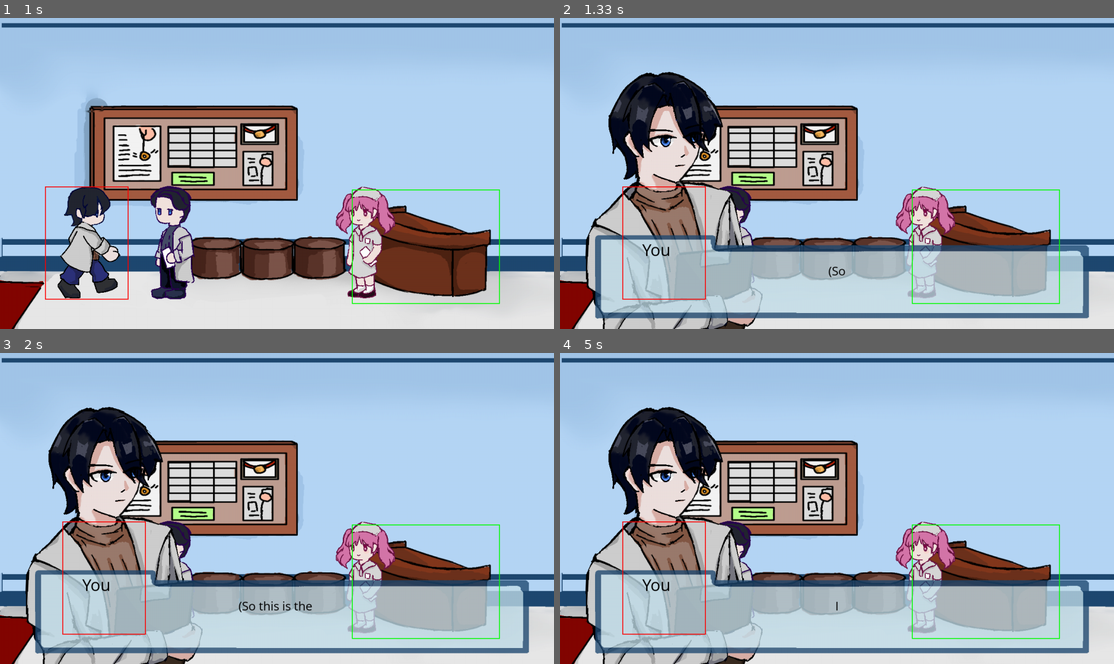
Above: before the commit, frames 1-4 (two rows, left to right).
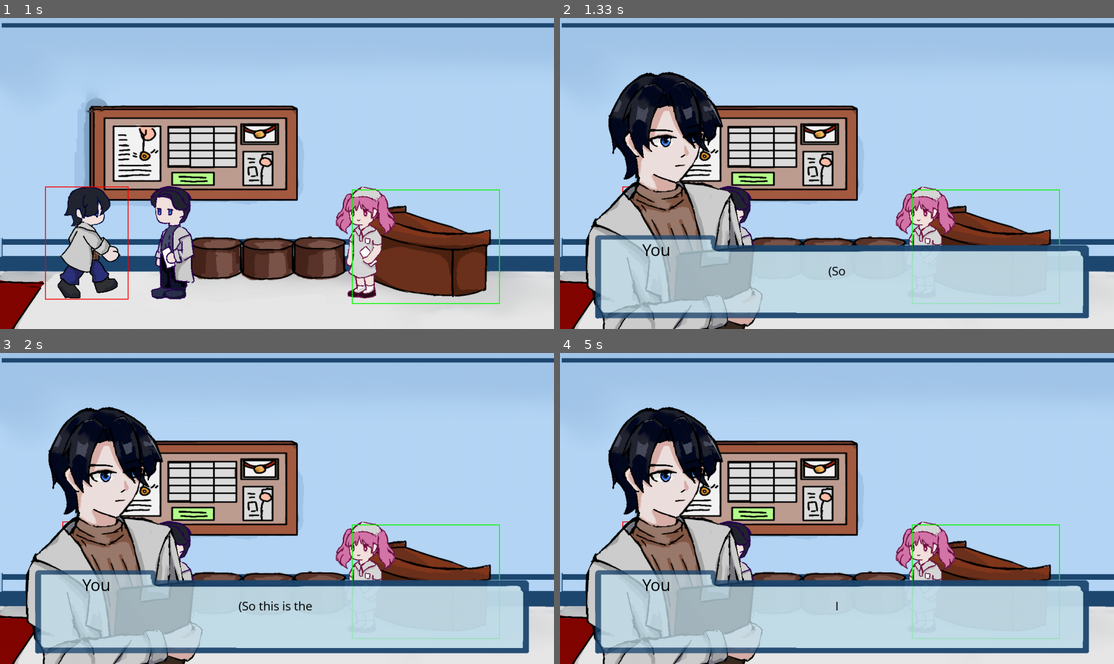
Above: after the commit, the same moments.

Repository: JoyYU271/2510-CSP1123-3-09
Game: pygame game, started from Intro1.py
Same seed, same stepped clock (60 frames per second), same inputs: the game is played once before the commit and once after it.
Inputs:
- Up to frame 1 (1 s): tap L at 0.33 s; hold D from 0.67 s (still down)
- Up to frame 2 (1.33 s): release D at 1.13 s; tap Space at 1.17 s
- Up to frame 3 (2 s): hold Q 1.5-1.97 s; hold D 1.5-1.97 s
- Up to frame 4 (5 s): hold A 2-2.47 s; tap Space at 3.07, 4.93 s; hold Space 3.4-3.8 s; hold A 3.4-3.8 s

Frame 1 is identical in both runs. In frame 2, 7.3% of the frame differs, in the area x 4-96%, y 42-97%; in frame 3, 7.3%; in frame 4, 7.4%.

Commit message:
Had to fix some bugs. Now can add rooms

Diff:
--- a/Intro1.py
+++ b/Intro1.py
@@ -597,7 +597,7 @@
 #patient1 = NPC(1000,500,"Zheng")
 #patient2 = NPC(400,500,"Emma")
 
-current_dialogue = None
+#current_dialogue = None
 
 #npc_manager.add_npc(patient1)
 #npc_manager.add_npc(patient2)
@@ -814,11 +814,12 @@
         self.screen = pygame.display.set_mode((screen_width, screen_height))
         self.player = player
         self.npc_manager = NPCManager()
+        self.current_dialogue = None
 
         self.gameStateManager = GameStateManager('start')
         self.intro = SimpleChapterIntro(self.screen, self.gameStateManager)
         self.start = Start(self.screen, self.gameStateManager, self.intro)
-        self.level = Rooms(self.screen, self.gameStateManager, self.player, self.npc_manager, self.screen)
+        self.level = Rooms(self.screen, self.gameStateManager, self.player, self.npc_manager, self.screen, self)
 
         self.intro.completed_callback = lambda: self.gameStateManager.set_state('level')
 
@@ -860,18 +861,18 @@
                     camera_group.half_h = screen_height // 2
 
                 elif event.type == pygame.KEYDOWN:
-                    global current_dialogue
                     if event.key == pygame.K_q:
-                        if current_dialogue and current_dialogue.talking:
-                            current_dialogue.handle_space()
+                        if self.current_dialogue and self.current_dialogue.talking:
+                            # Ignore Q if dialogue is already ongoing
+                            if isinstance(self.current_dialogue, ObjectDialogue):
+                                self.current_dialogue.handle_space()
                         else:
                             interacted_obj = check_object_interaction(player.rect, interactable_objects)
                             if interacted_obj:
-                                # Choose the first interactable object the player is near
                                 obj = interacted_obj[0]
-                                # Start new dialogue (replace old one)
-                                current_dialogue = ObjectDialogue(obj.dialogue_id, obj.start_node)
-                                current_dialogue.start()
+                                self.current_dialogue = ObjectDialogue(obj.dialogue_id, obj.start_node)
+                                self.current_dialogue.start()
+
 
             if currentState == 'level':
                 dean = next(npc for npc in self.npc_manager.npcs if npc.name == "Dean")
@@ -886,9 +887,10 @@
             screen_pos = player.rect.move(-camera_group.offset.x, -camera_group.offset.y)
             pygame.draw.rect(self.screen, (255, 0, 0), screen_pos, 2)  # red box = player
 
-            if current_dialogue:
-                current_dialogue.update()
-                current_dialogue.draw(screen)
+            if self.current_dialogue:
+                self.current_dialogue.update()
+                self.current_dialogue.draw(self.screen)
+
 
 
             pygame.display.update()
@@ -913,7 +915,7 @@
 #make plan to change by colliderect/position of player.rect
 
 class Rooms:    # class Level in tutorial
-    def __init__(self, display, gameStateManager, player, npc_manager, screen):
+    def __init__(self, display, gameStateManager, player, npc_manager, screen, current_dialogue_ref):
         self.display = display
         self.gameStateManager = gameStateManager
         self.background = pygame.image.load("picture/Map Art/Map clinic.png").convert_alpha()
@@ -923,7 +925,7 @@
         self.npc_manager = npc_manager
         self.screen = screen
 
-        self.current_dialogue = None
+        self.current_dialogue_ref = current_dialogue_ref
         self.space_released = True
         self.cutscene_active = False
 
@@ -939,7 +941,7 @@
         keys = pygame.key.get_pressed()
 
         # --- Movement ---
-        if not self.current_dialogue or not self.current_dialogue.talking:
+        if not self.current_dialogue_ref.current_dialogue or not self.current_dialogue_ref.current_dialogue.talking:
               is_moving = self.player.move(moving_left,moving_right)
         else:
               is_moving = False
@@ -949,22 +951,30 @@
         nearest_npc = self.npc_manager.get_nearest_npc(self.player)
 
         #=====space======
-        if nearest_npc or self.current_dialogue:
-            if nearest_npc and (self.current_dialogue is None or self.current_dialogue.npc != nearest_npc):
-                self.current_dialogue = dialog(nearest_npc,self.player)
+        if nearest_npc or self.current_dialogue_ref.current_dialogue:
+            if nearest_npc:
+                if self.current_dialogue_ref.current_dialogue is None or not self.current_dialogue_ref.current_dialogue.talking:
+                    self.current_dialogue_ref.current_dialogue = dialog(nearest_npc,self.player)
+                elif isinstance(self.current_dialogue_ref.current_dialogue, ObjectDialogue):
+                    pass
 
             if keys[pygame.K_SPACE] and self.space_released:
                 self.space_released = False
-                if self.current_dialogue:
-                   self.current_dialogue.handle_space(keys)
-
-            if self.current_dialogue:
-               self.current_dialogue.handle_option_selection(keys)
-
-
-            if self.current_dialogue:
-                self.npc_name = self.current_dialogue.npc.name
-                self.current_story = getattr(self.current_dialogue, "current_story", "chapter_1")
+                if self.current_dialogue_ref.current_dialogue:
+                    dialogue = self.current_dialogue_ref.current_dialogue
+
+                    if isinstance(dialogue, ObjectDialogue):
+                        dialogue.handle_space()
+                    else:
+                        dialogue.handle_space(keys)
+
+            if isinstance(self.current_dialogue_ref.current_dialogue, dialog):
+               self.current_dialogue_ref.current_dialogue.handle_option_selection(keys)
+
+
+            if isinstance(self.current_dialogue_ref.current_dialogue, dialog):
+                self.npc_name = self.current_dialogue_ref.current_dialogue.npc.name
+                self.current_story = getattr(self.current_dialogue_ref.current_dialogue, "current_story", "chapter_1")
 
                 # Only update story_data if the NPC or story changed
                 if (self.last_npc_name != self.npc_name) or (self.last_story != self.current_story):
@@ -973,15 +983,20 @@
                     self.last_npc_name = self.npc_name
                     self.last_story = self.current_story
 
-                self.step = self.current_dialogue.step
-
-                if not self.current_dialogue.talking:
-                    self.current_dialogue = None
+                self.step = self.current_dialogue_ref.current_dialogue.step
+
+                if not self.current_dialogue_ref.current_dialogue.talking:
+                    self.current_dialogue_ref.current_dialogue = None
                     entry = {}
                 else:
                     entry = self.story_data[self.step]
             else:
-                entry = {}
+                # 👇 This runs for ObjectDialogue — we don't use npc/story/step
+                if not self.current_dialogue_ref.current_dialogue.talking:
+                    self.current_dialogue_ref.current_dialogue = None
+                    entry = {}
+                else:
+                    entry = {}
 
 
         if not keys[pygame.K_SPACE]:
@@ -990,20 +1005,22 @@
         camera_group.custom_draw(self.player)
 
         # --- Draw dialogue if active ---
-        if self.current_dialogue and self.current_dialogue.talking:
-            self.current_dialogue.update()
-            self.current_dialogue.draw(self.display)
+        if self.current_dialogue_ref.current_dialogue:
+            self.current_dialogue_ref.current_dialogue.update()
+            self.current_dialogue_ref.current_dialogue.draw(self.display)
 
         # --- Trigger cutscene ---
-        if self.current_dialogue and self.current_dialogue.talking:
-            current_npc_name = self.current_dialogue.npc.name
-
-            if current_npc_name == "Dean":
-                if not self.cutscene_active:
-                    self.cutscene_active = True
-
-            else:
-                self.cutscene_active = False
+        if self.current_dialogue_ref.current_dialogue and self.current_dialogue_ref.current_dialogue.talking:
+
+            if isinstance(self.current_dialogue_ref.current_dialogue, dialog):
+                current_npc_name = self.current_dialogue_ref.current_dialogue.npc.name
+
+                if current_npc_name == "Dean":
+                    if not self.cutscene_active:
+                        self.cutscene_active = True
+
+                else:
+                    self.cutscene_active = False
 
         if self.cutscene_active and entry.get("event") == "dean_exits":
             self.dean_exiting = True
